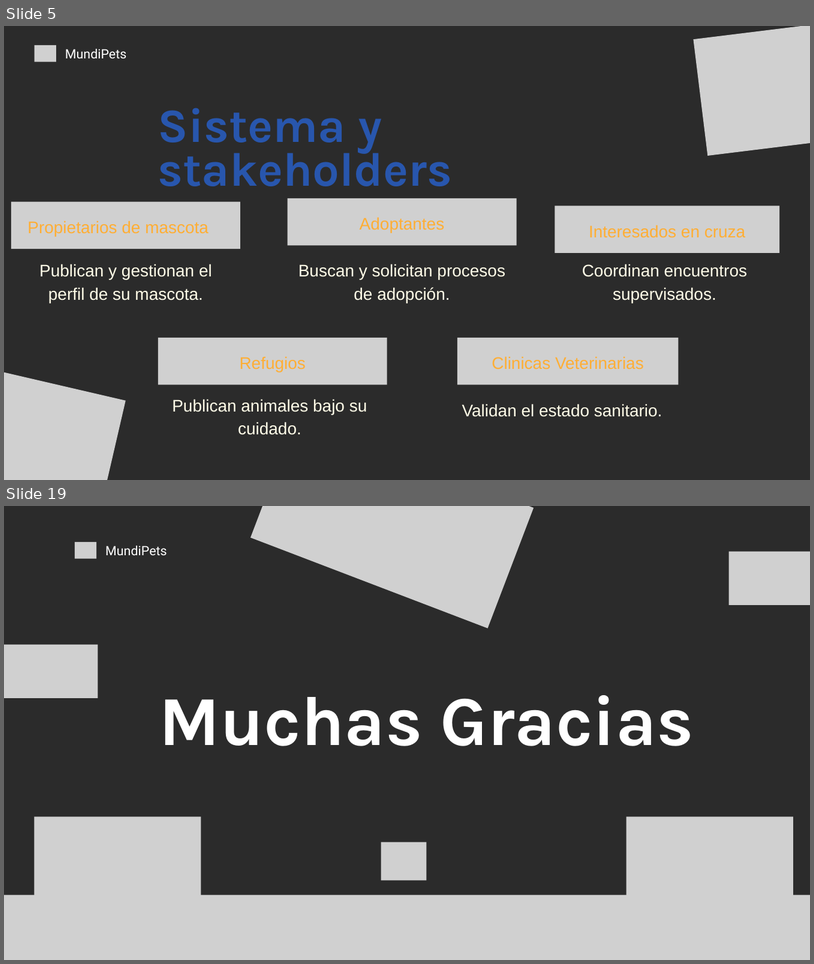
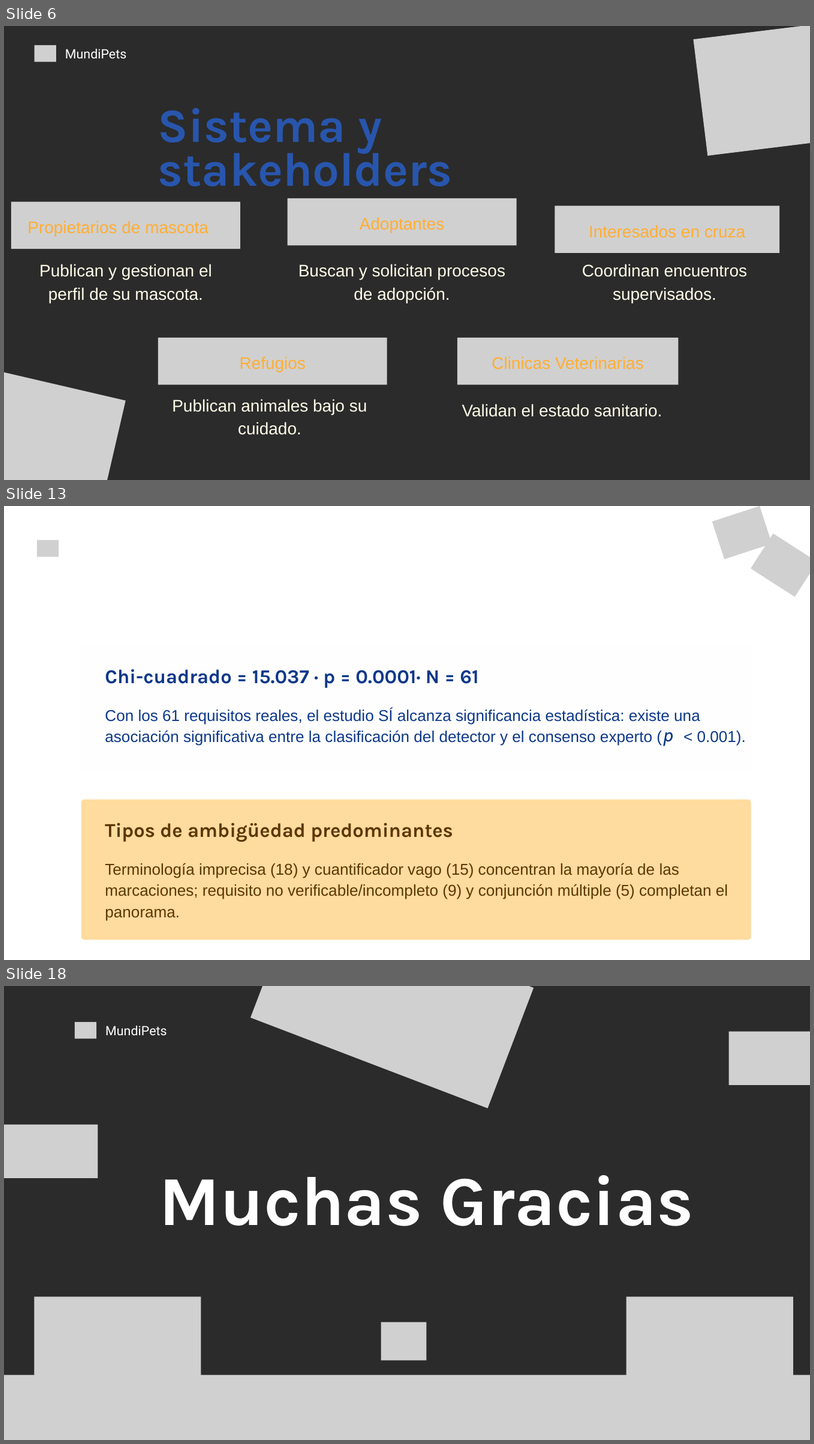
Before and after one commit to andymendozap03/MundiPets-PFC-IngReq, a slide deck: 09_Defensa/Presentación.pptx. Shown one above the other, each under a label of ours: slides 5 and 19 before the commit, slides 6, 13 and 18 after it; the slides between them are not shown. The pictures are 814x964 and 814x1444 pixels, drawn with LibreOffice and Linux fonts; fonts in the diff are those of the drawing; grey boxes stand for pictures; background and template pictures are left out; a plain dark background stands for a picture behind light text. Boxes give left, top, right and bottom in pixels: in the first picture for what was removed or moved away, otherwise in the second. Text is boxed around its words. In the diff, an @@ line names an element or a change of style, - is before the commit and + after.

Commit message:
Actualizar presentacion defensa MundiPets

```diff
--- a/09_Defensa/Presentación.pptx
+++ b/09_Defensa/Presentación.pptx
@@ slide 13 added at (4, 506, 810, 960), background picture (left out) @@
@@ picture added at (713, 506, 772, 559) @@
@@ picture added at (37, 540, 59, 556) @@
@@ text added at (68, 538, 159, 557), 23 pt, text #FFFFFF @@
+MundiPets
@@ text added at (446, 540, 727, 559), 80 pt, text #FFFFFF, bold @@
+Resultados — significancia estadística
@@ picture added at (751, 534, 810, 597) @@
@@ group added at (81, 643, 752, 769): 3 texts, 1 freeform shape @@
+Con los 61 requisitos reales, el estudio SÍ alcanza significancia estadística: existe una asociación significativa entre la clasificación del detector y el consenso experto ( < 0.001).
+Chi-cuadrado = 15.037 · p = 0.0001· N = 61
+p
@@ freeform shape added at (81, 799, 752, 939), fill #FEDB9E @@
@@ text added at (105, 823, 453, 841), 35 pt, text #5D3700, bold @@
+Tipos de ambigüedad predominantes
@@ text added at (105, 862, 728, 921), 28 pt, text #5D3700 @@
+Terminología imprecisa (18) y cuantificador vago (15) concentran la mayoría de las marcaciones; requisito no verificable/incompleto (9) y conjunción múltiple (5) completan el panorama.
@@ what was slide 5 is now slide 6 @@
@@ what was slide 19 is now slide 18 @@
```
Also in this commit, not shown: 11 other slides added, 13 slides removed, 1 other file.
